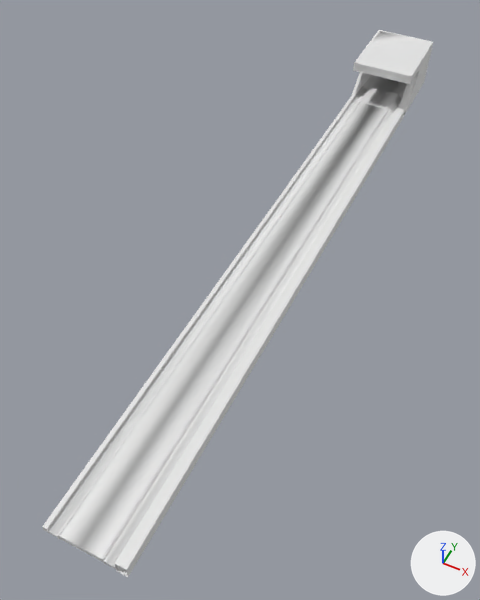
Two versions of the FBX model Assets/Meshes/lane.fbx, one commit apart.
The view is the same before and after, from a camera (50 mm lens) standing at (5.26, -12.42, 13.43) and looking at (-0.49, -0.93, -0.93). Lighting does not change. The marker at lower right points along +X, +Y and +Z. Vertices at the same position are counted once.

Objects in the first picture: 'base', 'bumper', 'gutter', 'lane', 'pin_plate', 'separator', 'separator_ball_return'.
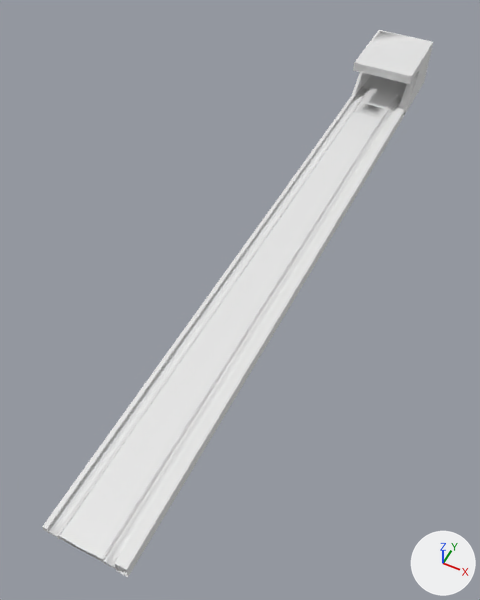
What changed in the scene script:
```text
Change me_plane_009:
    used by ob_gutter; location = (0.0, 0.0, 0.0)
    remove me_plane_009.from_pydata(...)  # 40 vertices, 28 faces; spans x -0.9..0.9, y -9.1..9.0, z -0.2..0.0
    add me_plane_009.from_pydata(...)  # 616 vertices, 548 faces; spans x -0.9..0.9, y -9.1..10.2, z -0.2..0.0
    me_plane_009 part 1: 2 vertices removed from x -0.6..0.6, y 9.0, z 0.0; 578 vertices added at x -0.9..0.9, y -8.6..10.2, z -0.2..0.0
Change me_plane_007:
    used by ob_lane; location = (0.0, 0.0, 0.0)
    remove me_plane_007.from_pydata(...)  # 12 vertices, 11 faces; spans x -0.5..0.5, y -9.1..9.0, z -0.2..0.0
    add me_plane_007.from_pydata(...)  # 144 vertices, 165 faces; spans x -0.5..0.5, y -9.1..9.0, z -0.2..0.0
    me_plane_007 part 2: 132 vertices added at x -0.5..0.5, y -8.4..8.2, z -0.2..0.0
```

Boxes [x1, y1, x2, y2] around the edits, measured in the pictures (480 x 600 px):
part 1 of me_plane_009, built on: before [59, 361, 200, 557]; after [53, 93, 399, 562]
part 2 of me_plane_007, added: after [60, 102, 387, 561]
